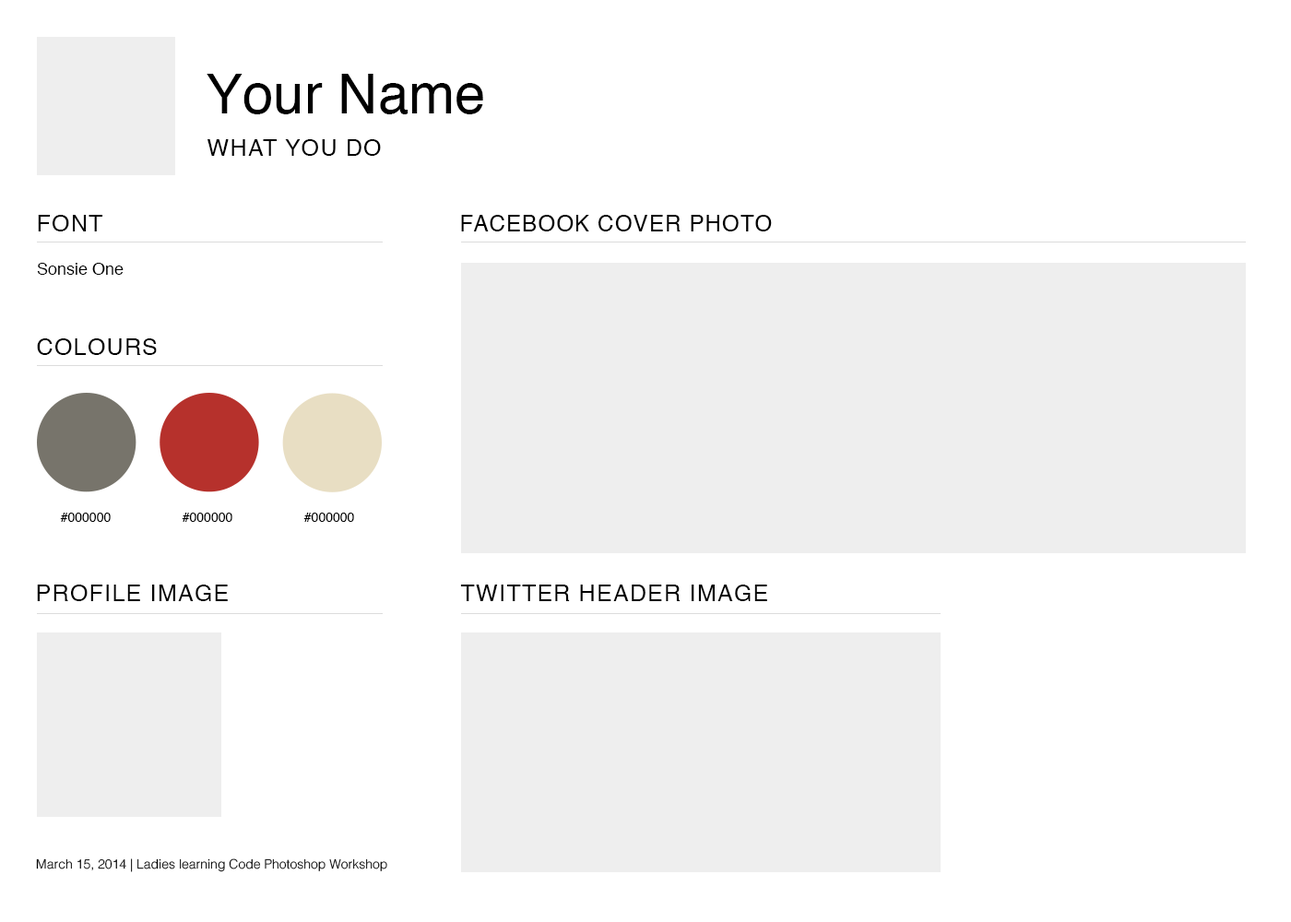
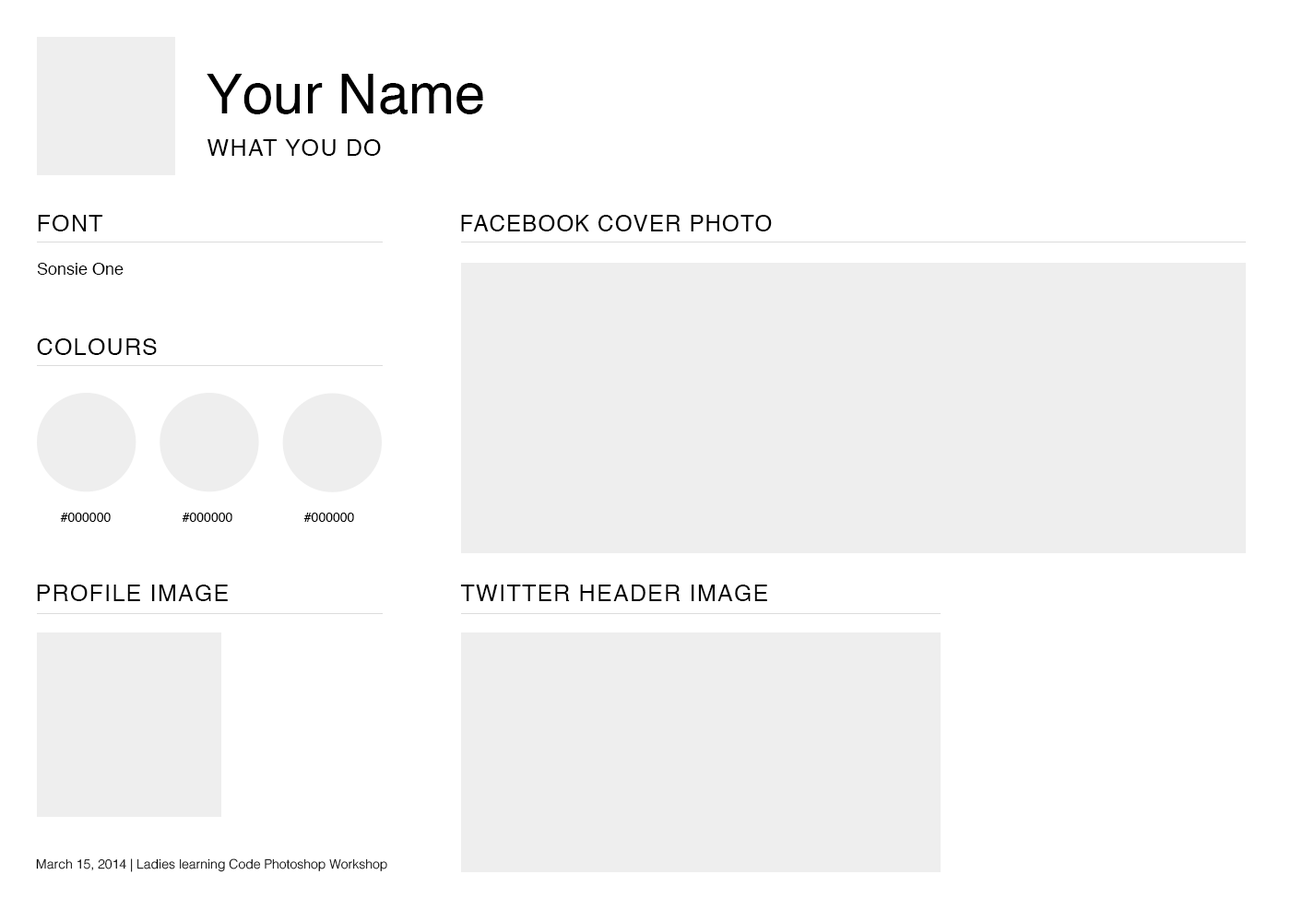
Layers edited between the first and the second 1291px x 922px image:
painted on "Colour 1" over [left=36, top=392, right=137, bottom=493]
painted on "Colour 2" over [left=159, top=392, right=260, bottom=493]
painted on "Colour 3" over [left=282, top=392, right=382, bottom=493]
